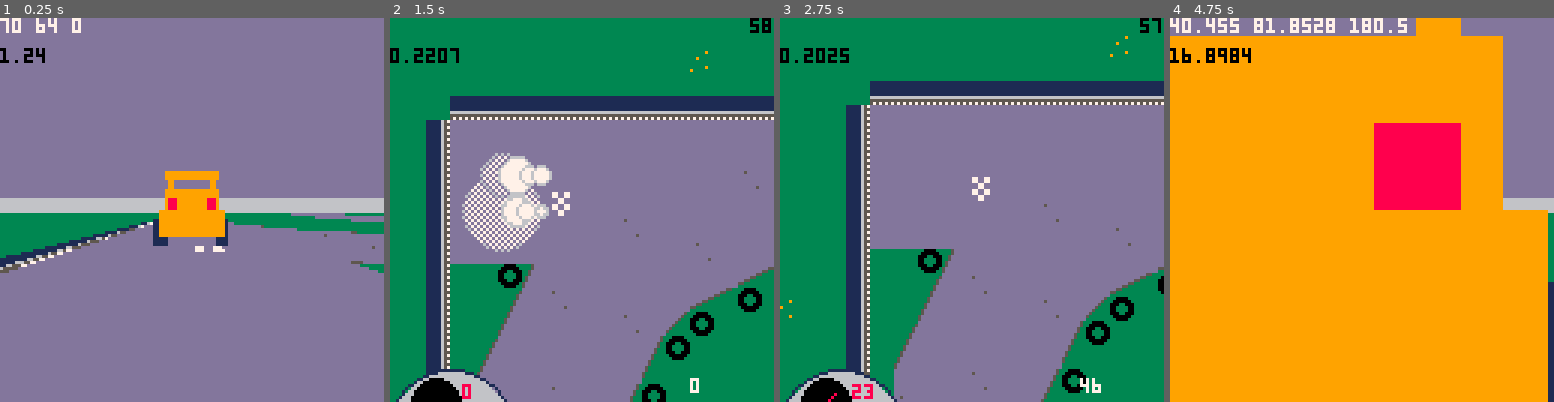
Above: before the commit, frames 1-4 (left to right).
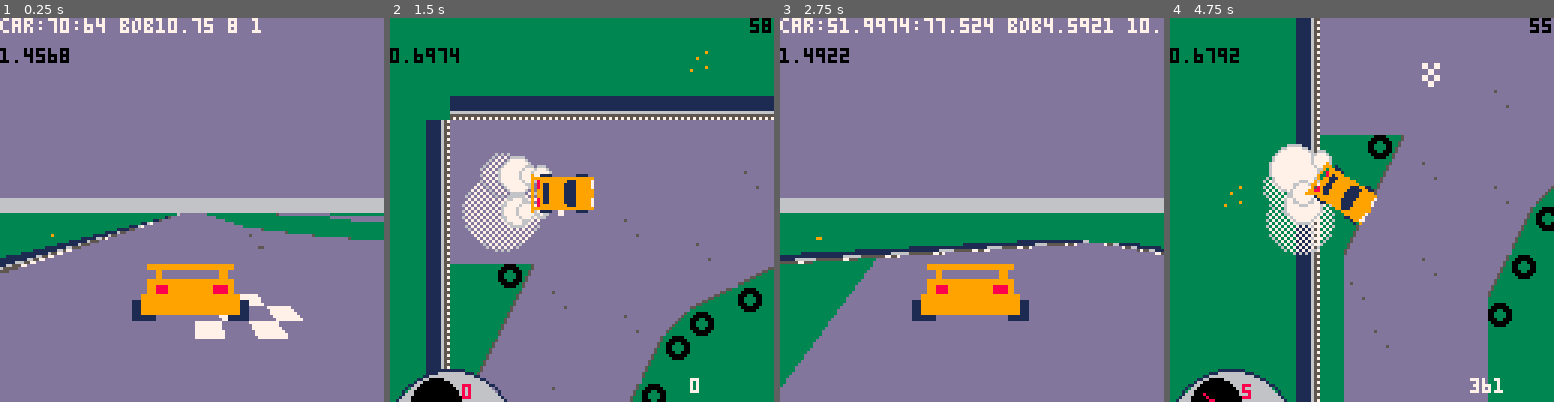
Above: after the commit, the same moments.

Repository: graearea/pico8
Game: PICO-8 cartridge skidmarks.p8
The game is run twice, just before and just after one commit, with the same random seed, the same clock (stepped at 60 frames per second) and the same inputs.
Inputs:
- Up to frame 1 (0.25 s): no input
- Up to frame 2 (1.5 s): tap X (X key) at 0.33, 1.07 s; tap O (Z key) at 0.7 s
- Up to frame 3 (2.75 s): hold Right 1.6-2.1 s; tap O (Z key) at 1.7, 2.1, 2.5 s; tap X (X key) at 1.85 s; hold Up 2.15-2.42 s; hold Right from 2.47 s (still down)
- Up to frame 4 (4.75 s): tap O (Z key) every 0.4 s from 2.9 to 4.5 s; tap X (X key) at 2.97, 4.08 s; release Right at 3.03 s; hold Left 3.08-3.58 s; hold Right 4.02-4.68 s; hold Up from 4.73 s (still down)

The runs differ from the first frame. In frame 1, 9.0% of the frame differs, in the area x 0-100%, y 0-84%; in frame 2, 1.6%; in frame 3, 60%; in frame 4, 91%, in the area x 0-100%, y 0-100%.

Commit message:
follow cam showing sprite correctly

Diff:
--- a/skidmarks.p8
+++ b/skidmarks.p8
@@ -31,9 +31,6 @@
 tyres=add_tyres()
 ended=false
 camera_location={}
-for i=0 , 10 do
-  camera_location[i]={x=30,y=64}
-end
 --sfx(10,1)
 print_skids(skids_l)
 menuitem(1,"toggle 3d", function()
@@ -108,10 +105,8 @@
 function _draw()
   rectfill(-200,-200,1024,1027,3)
   if drawmode=="3d" then
-    --draw_rotated(car.x,car.y,car.angle)
-    local camera=camera_location[(timer+1)%10]
-    draw_rotated(camera.x/8,camera.y/8,1-car.angle/360)
-    print(car.x .. " " .. car.y .." ".. car.angle, 0,0,7)
+    draw_rotated(car.x/8-2*cos(car.angle/360),car.y/8+2*sin(car.angle/360),1-car.angle/360)
+    print("car:" ..car.x..":"..car.y.." bob" .. car.x/8+2*cos(1-car.angle/360).." "..car.y/8-2*sin(1-car.angle/360).." "..1-car.angle/360, 0,0,7)
     print(stat(1),0,10,black) --CTRL-P FTW!
 
   elseif (ended) then
@@ -135,7 +130,7 @@
     for d in all(dust) do
     d:draw()
     end
-    --car:draw()
+    car:draw()
     if bob!="" then printh(bob) end
     draw_speedo(0)
     print(flr(score),window_x+100,window_y+120,7)
@@ -188,8 +183,8 @@
     -- not texel!!!!
    )
    draw_billboard_sprite(
-    {x=car.x/8,y=car.y/8,tex_x=0,tex_y=32,width=16,height=8,z=0},
-    mx,my,
+    {x=car.x/8,y=car.y/8,tex_x=0,tex_y=32,width=16,height=8,z=100},
+    mx,my, -- cam position
     stx,sty,
     msx,msy
   )
@@ -373,8 +368,6 @@
   self.dy=dy
 		-- add skids
     self:add_skids()
-    camera_frame_count=timer%10
-    camera_location[camera_frame_count]={x=self.x,y=self.y}
 	end,
 
 	add_skids=function(self)
@@ -725,9 +718,9 @@
 
   local sscr_x=flr(64*(1+t_x/t_y))
   local sc_y=flr(abs(128/t_y))
-  local s_height=sc_y
-  local s_width=sc_y
-  local s_width2=sc_y/2
+  local s_height=sc_y*0.3
+  local s_width=sc_y*0.6
+  local s_width2=s_width/2
   local ds_y=-sc_y/2+64+(s.z/t_y)
 
   local ds_x=-s_width2+sscr_x
